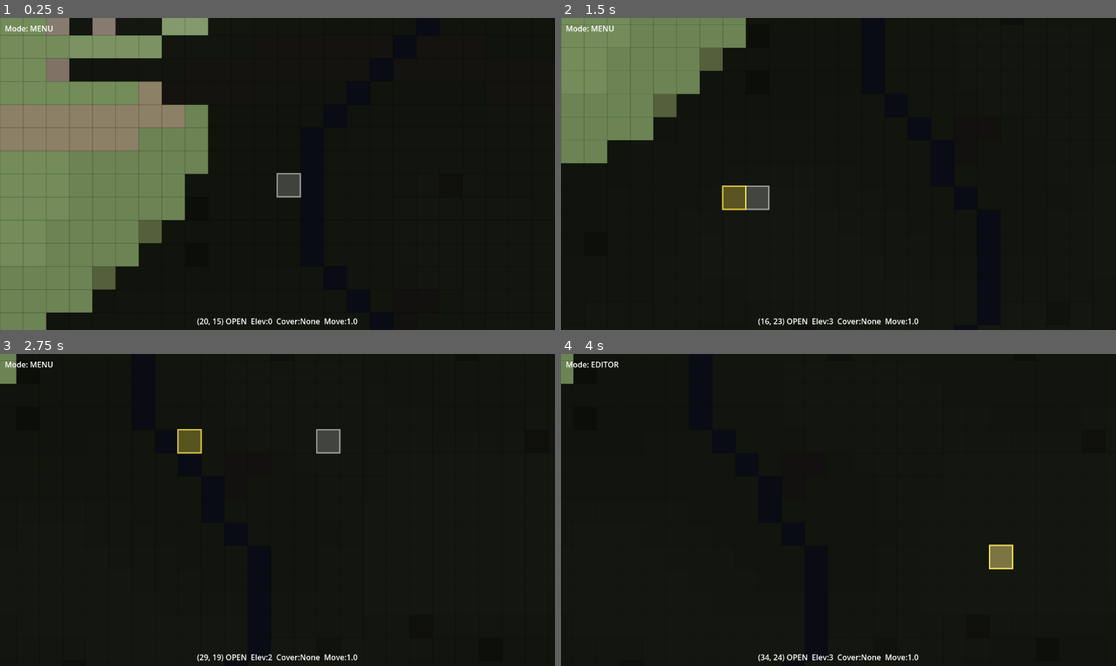
Above: before the commit, frames 1-4 (two rows, left to right).
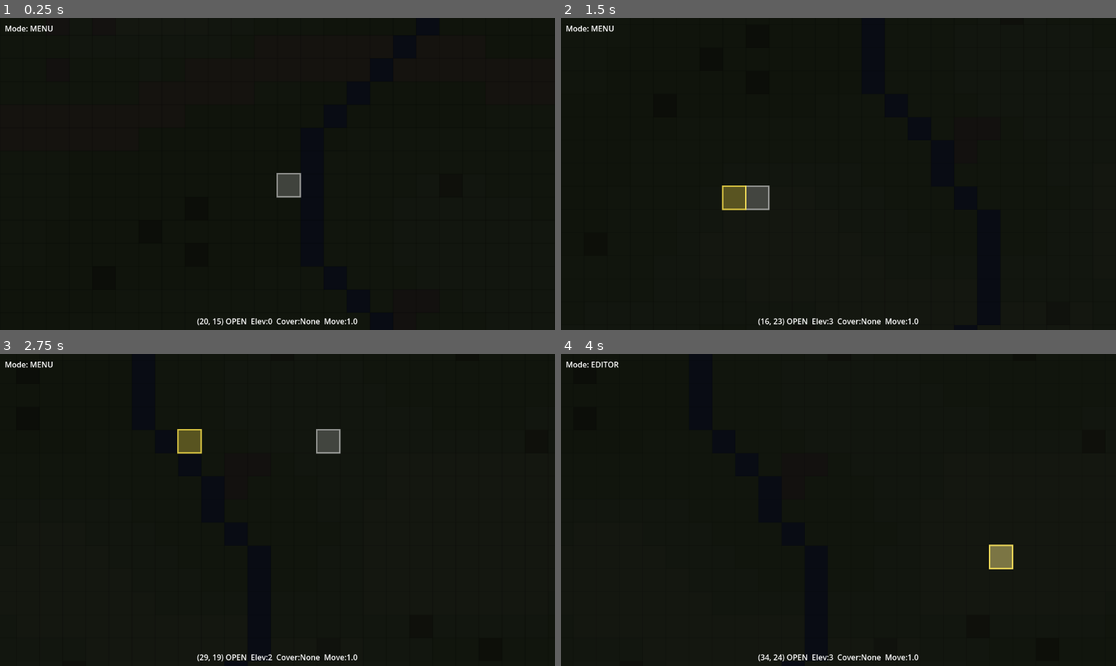
Above: after the commit, the same moments.

Repository: trothtad/Pa-596
Game: Godot game, scene res://scenes/main.tscn
The game is run twice, just before and just after one commit, with the same random seed, the same clock (stepped at 60 frames per second) and the same inputs.
Inputs (mouse positions are in pixels of both pictures, inside the frame that each line leads up to):
- Up to frame 1 (0.25 s): no input
- Up to frame 2 (1.5 s): tap Enter at 0.5 s; move the mouse to (960, 158) at 0.52 s; hold S (camera_pan_down) 0.53-1.25 s; click (960, 158) at 0.67 s; drag from (727, 189) to (810, 236) at 1.27 s
- Up to frame 3 (2.75 s): tap Space at 2 s; move the mouse to (333, 441) at 2.02 s; hold D (camera_pan_right) from 2.03 s (still down); click (333, 441) at 2.17 s
- Up to frame 4 (4 s): release D (camera_pan_right) at 2.75 s; drag from (810, 572) to (672, 463) at 2.77 s; tap Enter at 3.5 s; move the mouse to (1005, 556) at 3.52 s; tap E at 3.6 s; click (1005, 556) at 3.67 s

The runs differ from the first frame. In frame 1, 27% of the frame differs, in the area x 0-38%, y 0-100%; in frame 2, 11%; in frame 3, 0.3%; in frame 4, 0.2%.
Error after the commit: Parse Error: Cannot infer the type of "threats_detected" variable because the value doesn't have a set type. (res://scripts/entities/squad.gd:273)

Commit message:
Fix composure spam: BROKEN lockout and transition-only logging
Three changes to fix composure spamming every tick:

1. BROKEN soldiers stop taking further pressure (already bottomed out)
2. BROKEN soldiers cannot recover while any hostile is still detected
   — the threat must be fully gone before they pull themselves together
3. Composure logs only fire on level transitions (STEADY→SHAKEN etc),
   not every tick. Shows both degradation and recovery transitions.

Added last_composure_level to soldier.gd for transition detection.

Co-Authored-By: Claude Opus 4.6 <noreply@anthropic.com>

Diff:
--- a/scripts/entities/soldier.gd
+++ b/scripts/entities/soldier.gd
@@ -31,6 +31,7 @@
 var fire_timer := 0.0          # seconds until next shot (counts down)
 var suppression := 0.0         # 0.0 = calm, 1.0 = fully suppressed  # FUTURE: moves to entity blackboard
 var composure_value := 70.0    # 0-100 float, higher = calmer (STEADY tier)  # FUTURE: moves to entity blackboard
+var last_composure_level: int = ComposureSystem.Level.STEADY  # tracks previous tick for transition detection
 var under_fire := false        # currently receiving incoming fire/terror  # FUTURE: moves to entity blackboard
 var under_fire_timer := 0.0    # seconds remaining in under_fire state
 
--- a/scripts/entities/squad.gd
+++ b/scripts/entities/squad.gd
@@ -245,6 +245,12 @@
 			if s.state == SoldierClass.State.DEAD:
 				continue
 
+			# Already BROKEN — no point hammering further, they're done
+			if s.get_composure_level() == ComposureSystem.Level.BROKEN:
+				s.under_fire = true
+				s.under_fire_timer = 1.0
+				continue
+
 			# Cover reduces terror: soldiers in buildings feel safer
 			var soldier_pressure: float = pressure
 			var soldier_grid: Vector2i = s.get_grid_pos(battle_map.CELL_SIZE)
@@ -260,16 +266,12 @@
 			s.under_fire = true
 			s.under_fire_timer = 1.0  # 1 second window
 
-		# Log significant composure drops (only on first detection of close threat)
-		if pressure >= PRESSURE_CLOSE and leader:
-			var leader_level: int = leader.get_composure_level()
-			var level_name: String = ComposureSystem.get_level_name(leader_level)
-			if leader_level <= ComposureSystem.Level.SHAKEN:
-				print("😰 %s — composure %s (hostile at %d cells)" % [
-					squad_name, level_name, int(dist)])
-
 func _process_composure_tick(delta: float) -> void:
-	"""Update composure for all soldiers. Recovery when safe, decay of under_fire timers."""
+	"""Update composure for all soldiers. Recovery when safe, decay of under_fire timers.
+	BROKEN soldiers cannot recover while any hostile is still detected."""
+	# Check if any hostile is currently known (for BROKEN recovery lockout)
+	var threats_detected := not battle_map.detected_hostile_positions.is_empty()
+
 	for s in soldiers:
 		if s.state == SoldierClass.State.DEAD:
 			continue
@@ -281,10 +283,30 @@
 				s.under_fire = false
 				s.under_fire_timer = 0.0
 
-		# Recovery (slow when under fire, faster when safe)
-		s.composure_value = ComposureSystem.apply_recovery(
-			s.composure_value, s.under_fire, delta
-		)
+		# BROKEN soldiers can't recover while threats are detected
+		# They've lost it — only safety lets them pull themselves together
+		var current_level: int = s.get_composure_level()
+		if current_level == ComposureSystem.Level.BROKEN and threats_detected:
+			# Still locked in BROKEN state — no recovery
+			pass
+		else:
+			# Recovery (slow when under fire, faster when safe)
+			s.composure_value = ComposureSystem.apply_recovery(
+				s.composure_value, s.under_fire, delta
+			)
+
+		# Detect level transitions and log them
+		var new_level: int = s.get_composure_level()
+		if new_level != s.last_composure_level:
+			var old_name: String = ComposureSystem.get_level_name(s.last_composure_level)
+			var new_name: String = ComposureSystem.get_level_name(new_level)
+			if new_level < s.last_composure_level:
+				# Degrading
+				print("😰 %s %s — %s → %s" % [squad_name, s.soldier_name, old_name, new_name])
+			else:
+				# Recovering
+				print("😌 %s %s — %s → %s" % [squad_name, s.soldier_name, old_name, new_name])
+			s.last_composure_level = new_level
 
 	# Sergeant-as-floor: leader's level is the minimum for all soldiers
 	if leader and leader.state != SoldierClass.State.DEAD:
